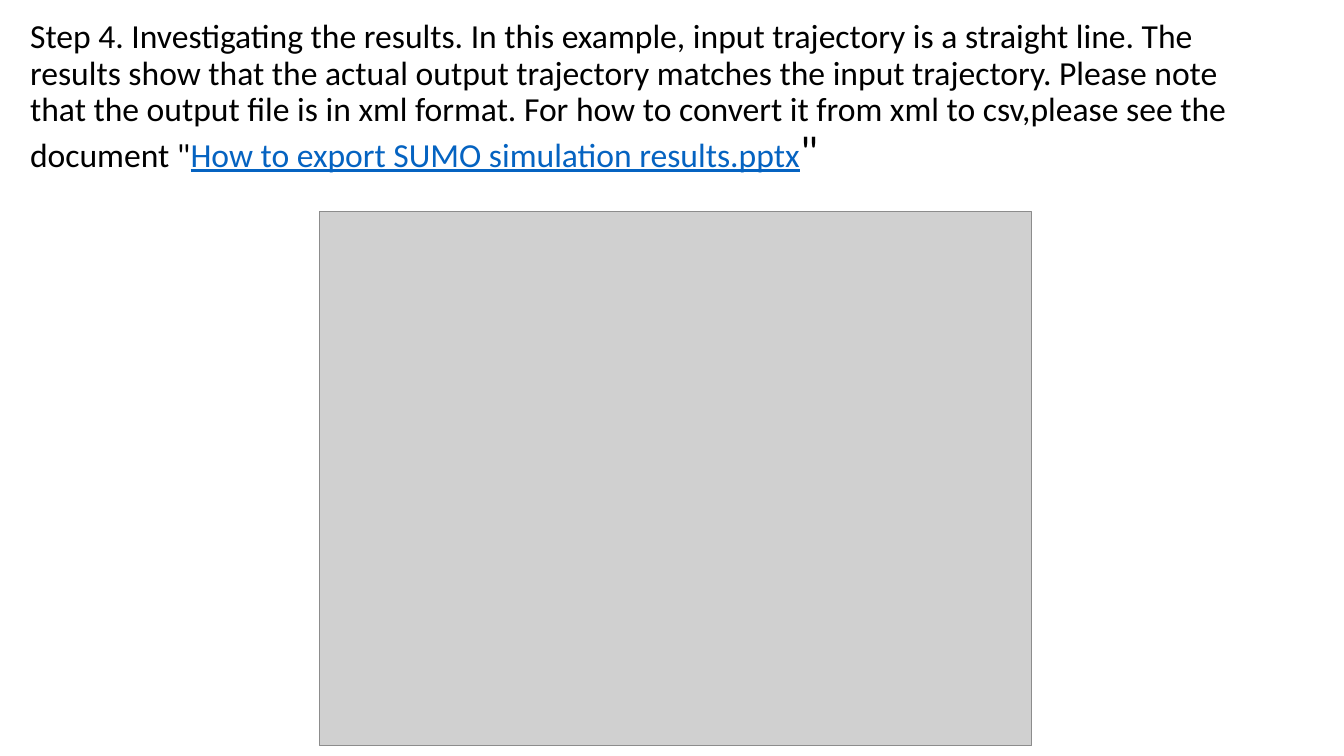
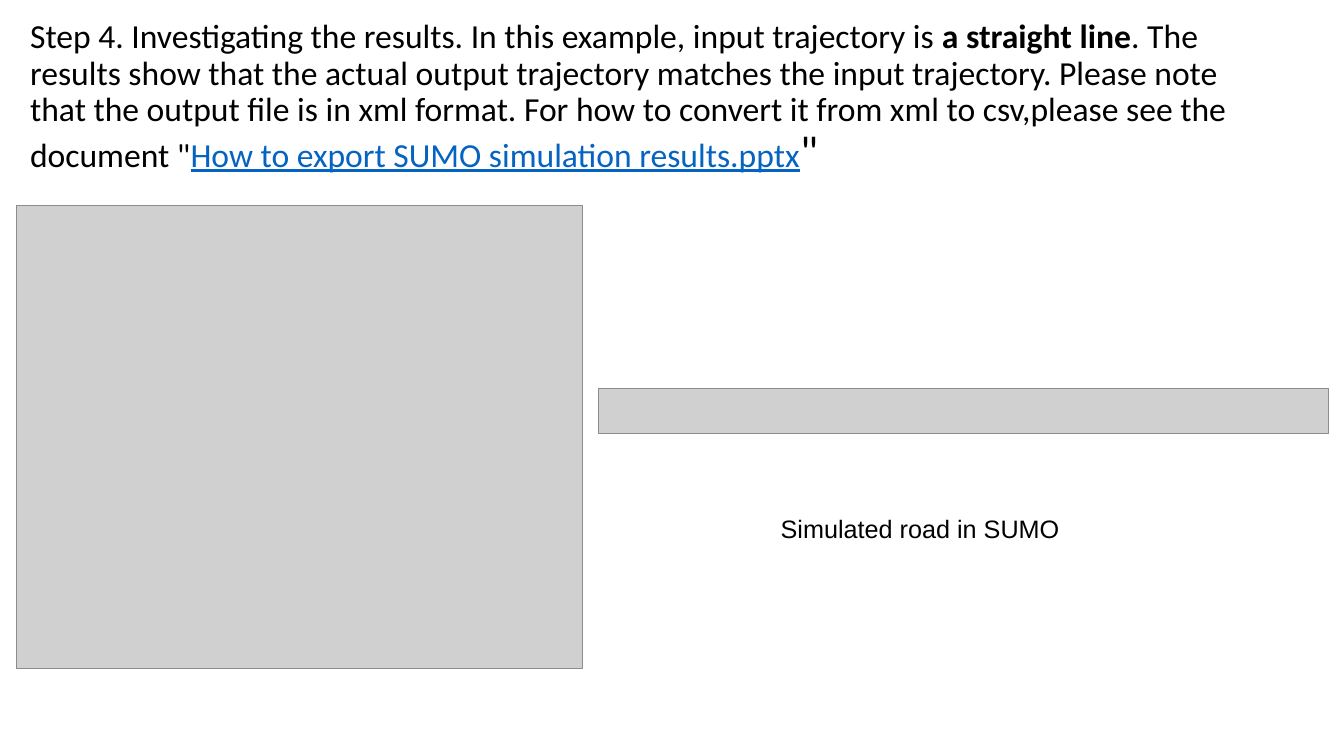
Before and after one commit to PAWorkzoneAutomation/TrafficSimulators_GettingStartedWithDifferrentSimulators_GettingStartedWithSUMO, a slide deck: slide 8 of Documents/How to command a trajectory to an AV.pptx. Drawn at 1344x756 pixels with LibreOffice and Linux fonts; fonts in the diff are those of the drawing; grey boxes stand for pictures. Boxes give left, top, right and bottom in pixels: in the first picture for what was removed or moved away, otherwise in the second. Text is boxed around its words. In the diff, an @@ line names an element or a change of style, - is before the commit and + after.

```diff
--- a/Documents/How to command a trajectory to an AV.pptx
+++ b/Documents/How to command a trajectory to an AV.pptx
@@ text "Step 4. Investigating the results. ..." at <box>30,24,1226,173</box>: bold on in "a straight line." @@
@@ picture: place and size @@
-picture at <box>320,212,1032,746</box>
+picture at <box>16,206,583,668</box>
@@ picture added at <box>599,388,1329,434</box> @@
@@ text added at <box>781,519,1060,539</box>, 18 pt, text #000000 @@
+Simulated road in SUMO
```
Also in this commit, not shown: 7 other slides changed, 12 slides added.
